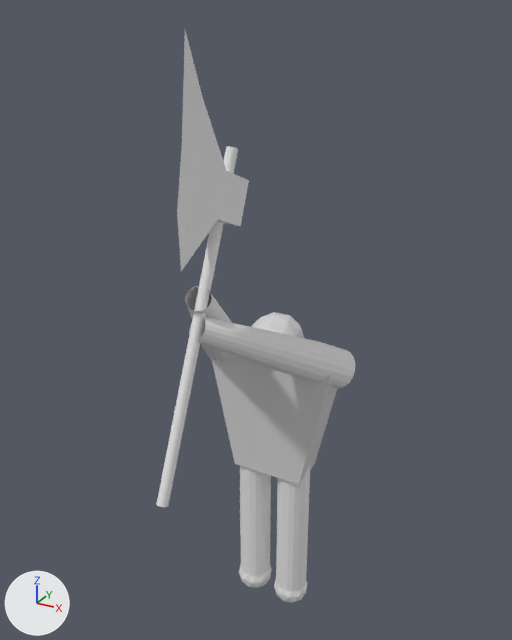
Before and after pictures for a commit that changed the COLLADA model Objects3D/marauder.dae.
Rendered twice from a 50 mm camera at (38.7, -69.9, 80.0) aimed at (1.4, -2.0, 46.0). Every picture has the same lights, and +X, +Y and +Z are marked at lower left. Where no turn or scale is listed for an object, it has been applied to the vertices.

In view in the first picture: 'brazos', 'hacha', 'piernas', 'torso'.
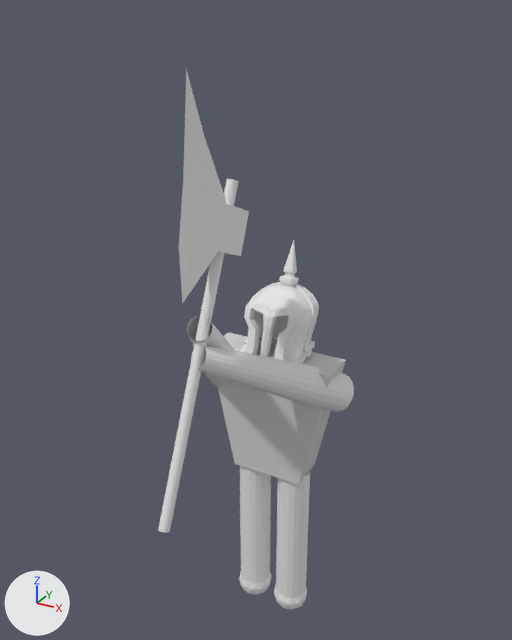
Commit message: Turn Rate Marauder

Edits to the bpy script that builds the scene:
```text
Change me_cube:
    where me_cube.from_pydata(...)  # 50 vertices, 92 faces; spans x -8.6..8.6, y -3.6..3.6, z -8.6..14.0
    used by ob_torso; location = (1.6, 3.0, 31.0)
    me_cube part 1: the loose piece of 42 vertices spanning x -3.8..3.8, y -3.6..3.6, z 6.5..14.0 is deleted
Add me_cylinder_002:
    me_cylinder_002.from_pydata(...)  # 944 vertices, 1834 faces; spans x -4.4..4.4, y -6.5..4.2, z -7.3..8.1
Change ob_brazos:
    ob_brazos.location: (1.7, 3.1, 38.3) -> (1.7, 3.1, 34.9)
Change ob_hacha:
    ob_hacha.location: (0.0, -10.7, 62.6) -> (0.0, -10.7, 59.2)
Change ob_piernas:
    ob_piernas.location: (4.5, 3.0, 2.2) -> (4.5, 3.0, 0.8)
Add ob_casco:
    ob_casco = bpy.data.objects.new('casco', me_cylinder_002)
    ob_casco.location = (1.7, 5.0, 45.4)
```

What differs and where, as boxes [x1, y1, x2, y2] in the pictures (512 x 640 px):
'hacha', moved: before [156, 31, 249, 507]; after [158, 69, 249, 533]
'brazos', moved: before [185, 286, 355, 388]; after [187, 316, 354, 412]
'piernas', moved: before [239, 466, 310, 603]; after [239, 466, 310, 609]
'casco', added: after [239, 240, 319, 363]
part 1 of me_cube, deleted: before [251, 312, 304, 338]
